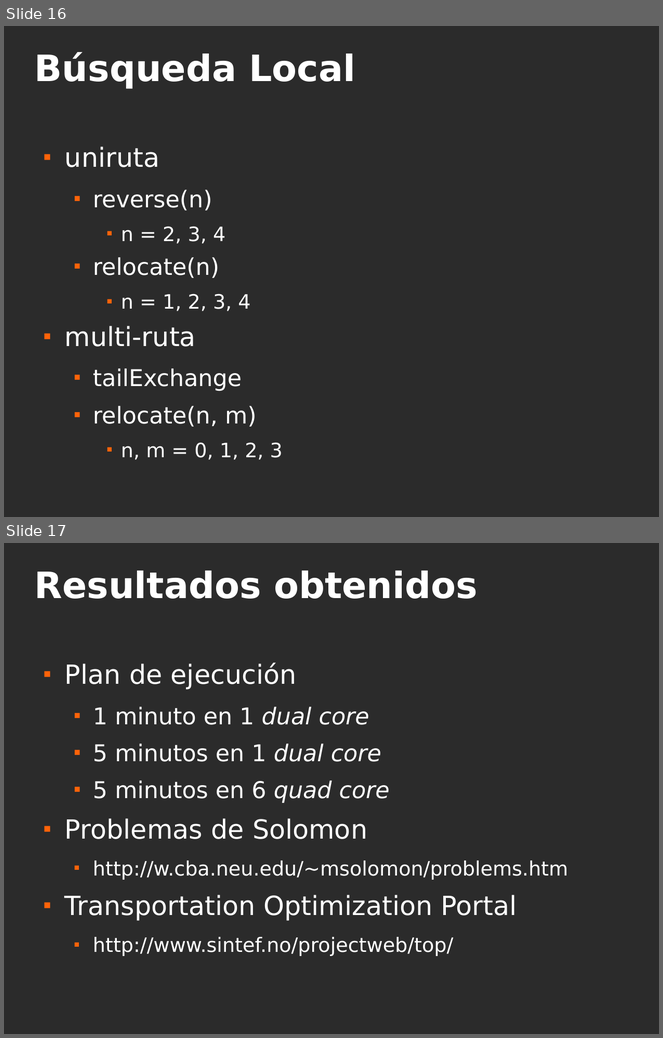
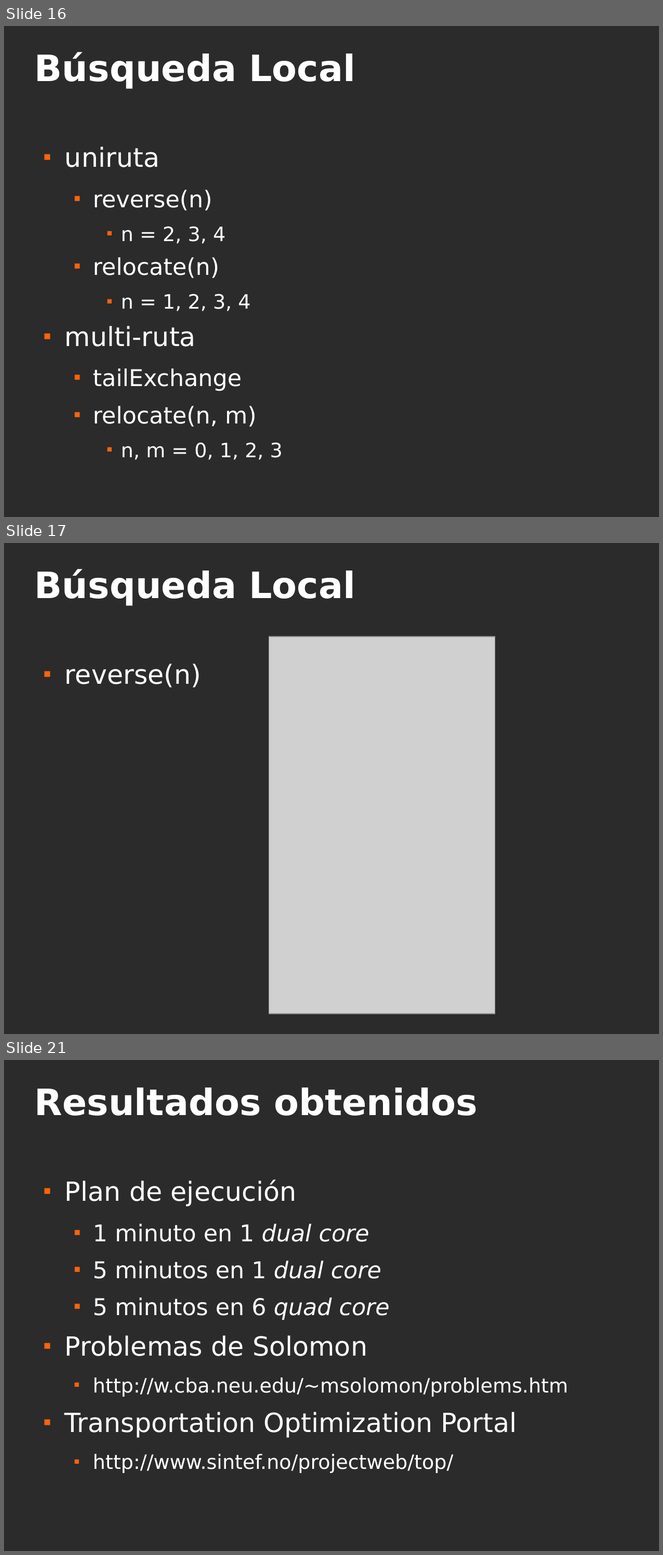
Before and after one commit to tulsidas/RAR-RARV, a slide deck: tesis.odp. Shown one above the other, each under a label of ours: slides 16 and 17 before the commit, slides 16, 17 and 21 after it; the slides between them are not shown. The pictures are 663x1038 and 663x1555 pixels, drawn with LibreOffice and Linux fonts; fonts in the diff are those of the drawing; grey boxes stand for pictures; background and template pictures are left out; a plain dark background stands for a picture behind light text. Boxes give left, top, right and bottom in pixels: in the first picture for what was removed or moved away, otherwise in the second. Text is boxed around its words. In the diff, an @@ line names an element or a change of style, - is before the commit and + after.

```diff
--- a/tesis.odp
+++ b/tesis.odp
@@ slide 17 added at [4, 543, 659, 1034], background picture (left out) @@
@@ title added at [35, 569, 356, 606], 44 pt, text #FFFFFF, bold @@
+Búsqueda Local
@@ picture added at [269, 637, 496, 1014] @@
@@ text added at [65, 664, 202, 688], 32 pt, text #FFFFFF @@
+■ reverse(n)
@@ what was slide 17 is now slide 21 @@
```
Also in this commit, not shown: 3 slides changed, 3 other slides added, 4 other files.
